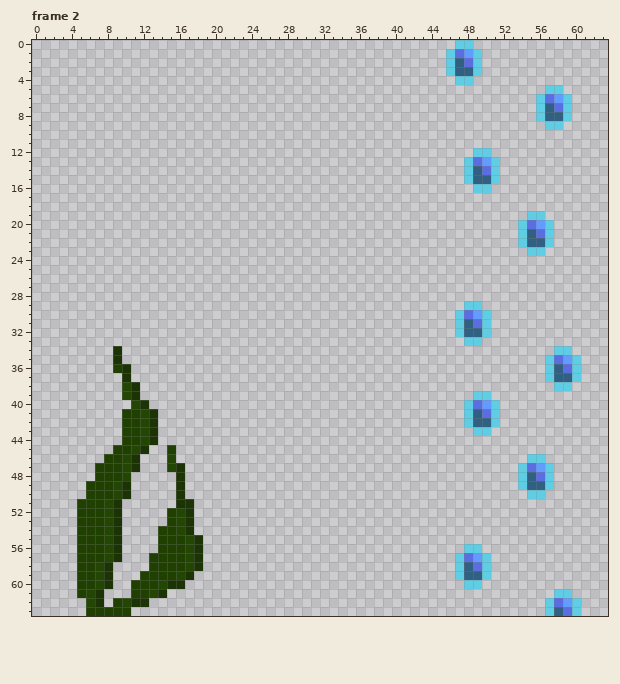
One commit to this pixel-art file: Assets/Aseprites/menu_background.ase. The picture above was drawn from the file before the commit.
64x64 pixels, 13 frames. Shown: frame 2. The commit also changed other frames, which this record leaves out.
New version:
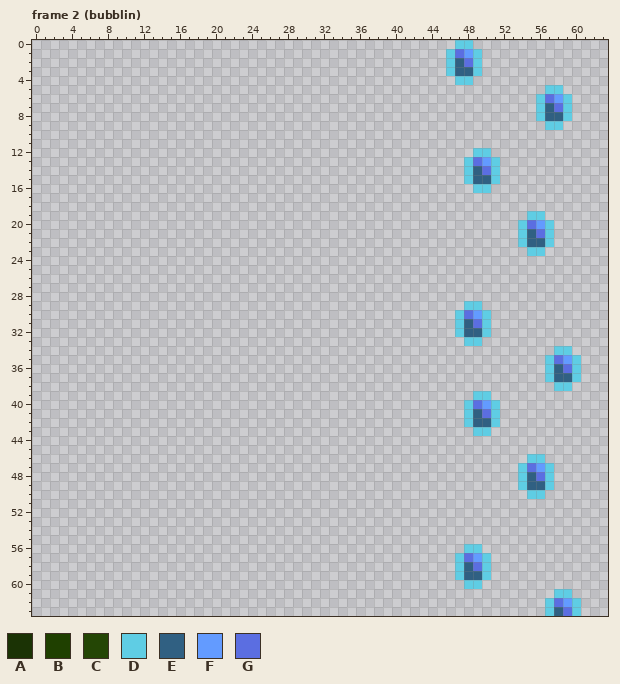
Palette (. is transparent): A #1b3305  B #1f4000  C #244605  D #5fcde4  E #306082  F #639bff  G #5b6ee1
What changed:
Changed rows in their new state; - is an unchanged pixel.
Frame 2 (bubblin):
first column x 5:
34 ----.---------
35 ----.---------
36 ----..--------
37 -----.--------
38 -----..-------
39 -----..-------
40 ------..------
41 -----....-----
42 -----....-----
43 -----....-----
44 -----....-----
45 ----....--.---
46 ---....---.---
47 --.....---..--
48 --....-----.--
49 -.....-----.--
50 -.....-----.--
51 .....------..-
52 .....-----...-
53 .....-----...-
54 .....----....-
55 .....----.....
56 .....----.....
57 .....---......
58 ....----......
59 ....---......-
60 ....--......--
61 ...---....----
62 -..-....------
63 -.....--------
Changed places in both pictures, as pixel boxes (x1, y1, x2, y2):
erased: (77, 346, 203, 616)
